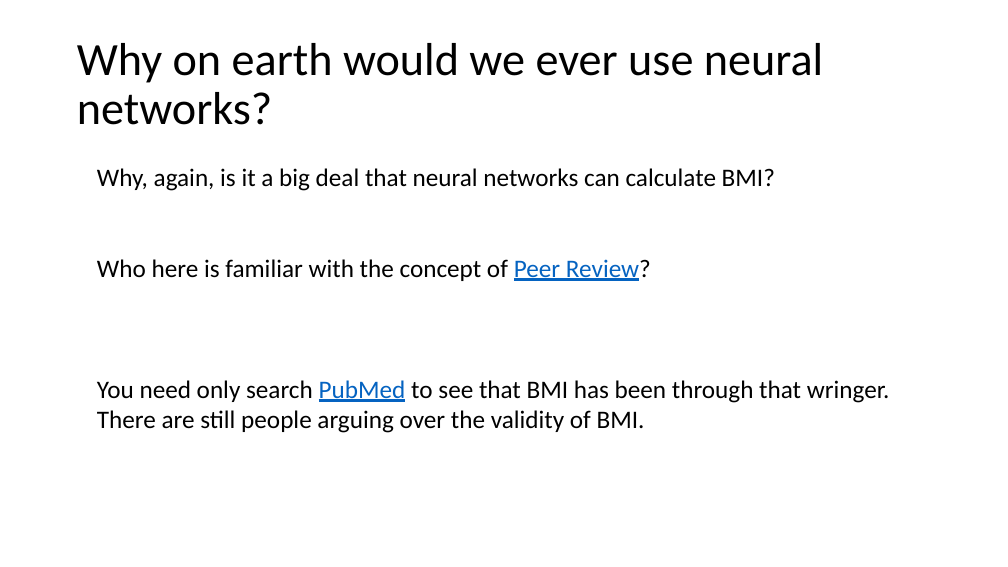
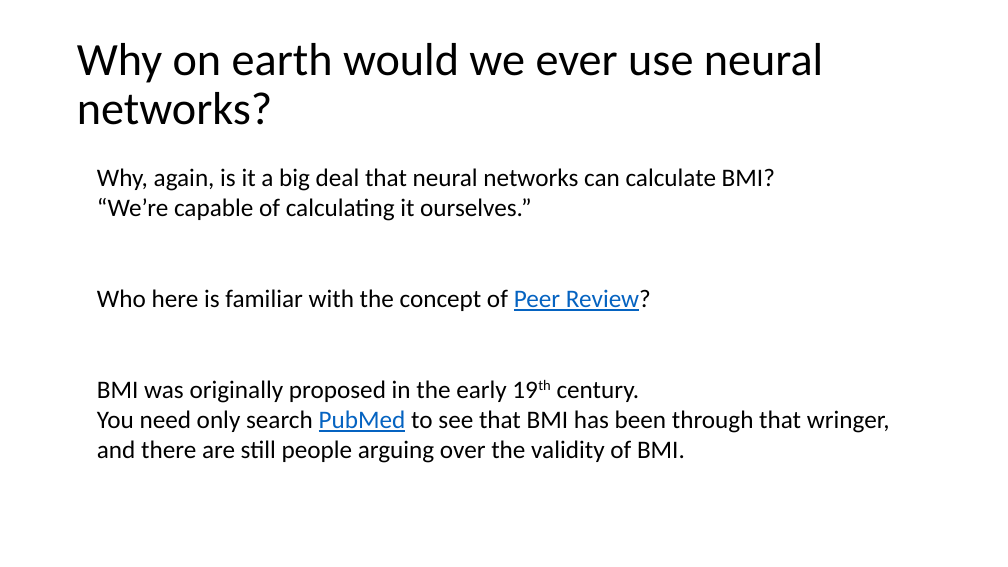
Before and after one commit to snyderjo/Neural-Network-Presentation, a slide deck: slide 12 of firstPart/Neural Networks - pt 1.pptx (slide 11 before the commit). Drawn at 1008x567 pixels with LibreOffice and Linux fonts; fonts in the diff are those of the drawing. Boxes give left, top, right and bottom in pixels: in the first picture for what was removed or moved away, otherwise in the second. Text is boxed around its words. In the diff, an @@ line names an element or a change of style, - is before the commit and + after.

```diff
--- a/firstPart/Neural Networks - pt 1.pptx
+++ b/firstPart/Neural Networks - pt 1.pptx
@@ text at box(97, 198, 532, 221): paragraph added @@
+“We’re capable of calculating it ourselves.”
@@ text at box(97, 380, 890, 463): text changed @@
-You need only search PubMed to see that BMI has been through that wringer. There are still people arguing over the validity of BMI.
+BMI was originally proposed in the early 19th century.
+You need only search PubMed to see that BMI has been through that wringer, and there are still people arguing over the validity of BMI.
```
Also in this commit, not shown: 10 other slides changed, 3 slides added, 1 other file.
